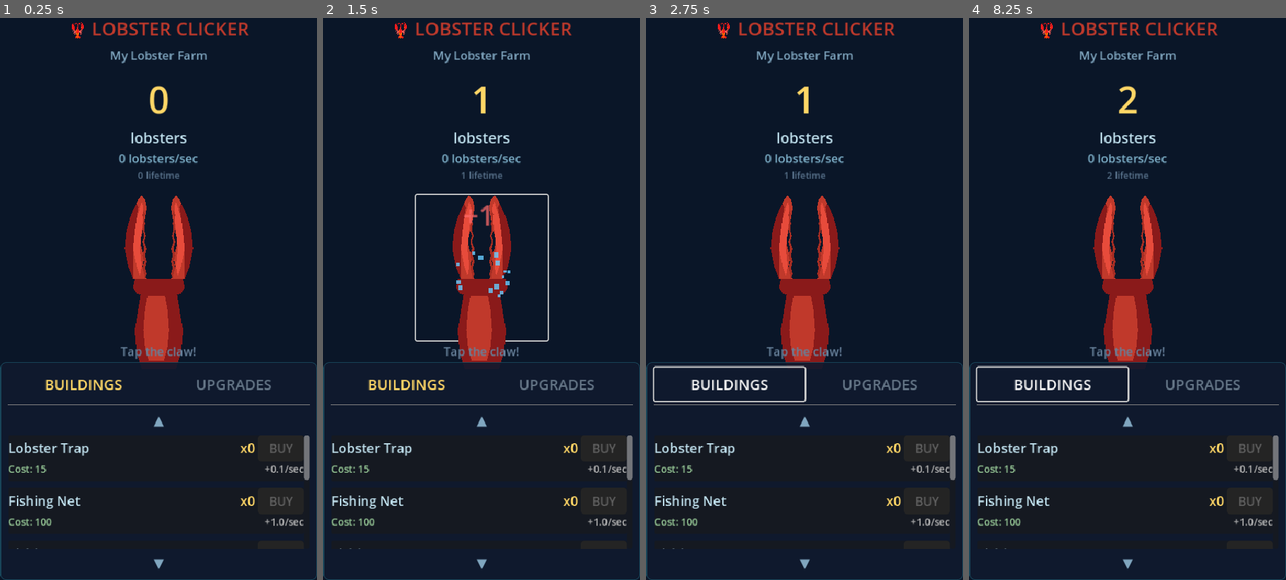
Above: before the commit, frames 1-4 (left to right).
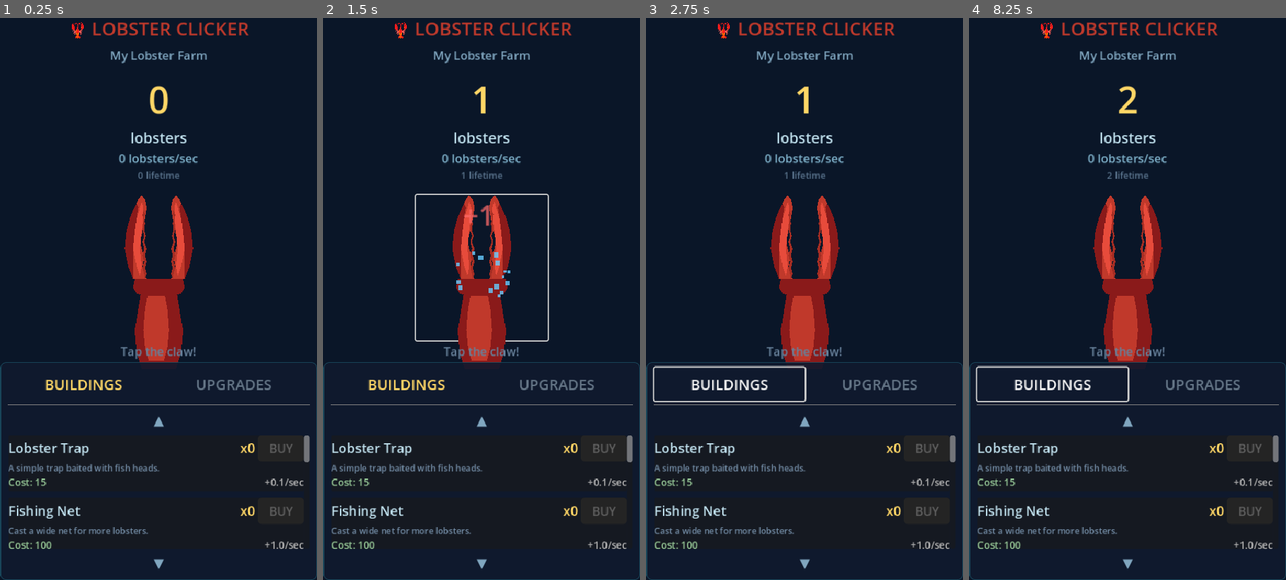
Above: after the commit, the same moments.

Repository: thecryptomasters/lobster-clicker
Game: Godot game, scene res://scenes/main.tscn
Same seed, same stepped clock (60 frames per second), same inputs: the game is played once before the commit and once after it.
Inputs (mouse positions are in pixels of both pictures, inside the frame that each line leads up to):
- Up to frame 1 (0.25 s): no input
- Up to frame 2 (1.5 s): click "My Lobster Farm" at 0.5 s; click (481, 265) at 1.25 s
- Up to frame 3 (2.75 s): click "BUILDINGS" at 2 s
- Up to frame 4 (8.25 s): click "UPGRADES" at 2.75 s; click "▲" at 3.5 s; click "Show only available upgrades" at 4.25 s; click "Show all upgrades" at 5 s; click "▼" at 5.75 s; click "My Lobster Farm" at 6.5 s; click (1127, 265) at 7.25 s; click "BUILDINGS" at 8 s

The runs differ from the first frame. In frame 1, 1.9% of the frame differs, in the area x 2-98%, y 78-95%; in frame 2, 1.9%; in frame 3, 1.9%; in frame 4, 1.9%.

Commit message:
feat: 3 new endgame buildings + flavor text on all buildings

Diff:
--- a/scenes/building_item.gd
+++ b/scenes/building_item.gd
@@ -3,6 +3,7 @@
 var building_index: int = 0
 
 @onready var name_label: Label = %NameLabel
+@onready var desc_label: Label = %DescLabel
 @onready var cost_label: Label = %CostLabel
 @onready var count_label: Label = %CountLabel
 @onready var lps_label: Label = %LpsLabel
@@ -49,6 +50,7 @@
 func _refresh() -> void:
 	var def: Dictionary = GameManager.building_defs[building_index]
 	name_label.text = def["name"]
+	desc_label.text = def["desc"]
 	var cost := GameManager.get_building_cost(building_index)
 	cost_label.text = "Cost: %s" % GameManager.format_number(cost)
 	var count := GameManager.building_counts[building_index]
--- a/scenes/building_item.tscn
+++ b/scenes/building_item.tscn
@@ -3,7 +3,7 @@
 [ext_resource type="Script" path="res://scenes/building_item.gd" id="1_script"]
 
 [node name="BuildingItem" type="PanelContainer"]
-custom_minimum_size = Vector2(0, 70)
+custom_minimum_size = Vector2(0, 85)
 size_flags_horizontal = 3
 script = ExtResource("1_script")
 
@@ -36,6 +36,14 @@
 text = "BUY"
 theme_override_font_sizes/font_size = 18
 
+[node name="DescLabel" type="Label" parent="VBox"]
+unique_name_in_owner = true
+layout_mode = 2
+text = "Flavor text"
+theme_override_colors/font_color = Color(0.45, 0.55, 0.65, 1)
+theme_override_font_sizes/font_size = 13
+autowrap_mode = 2
+
 [node name="BottomRow" type="HBoxContainer" parent="VBox"]
 layout_mode = 2
 
--- a/scripts/game_manager.gd
+++ b/scripts/game_manager.gd
@@ -21,6 +21,9 @@
 	{"name": "Seafood Restaurant", "base_cost": 12000, "lps": 47.0, "desc": "Lobsters come to you!"},
 	{"name": "Fish Market", "base_cost": 130000, "lps": 260.0, "desc": "Control the lobster supply chain."},
 	{"name": "Ocean Farm", "base_cost": 1400000, "lps": 1400.0, "desc": "Industrial-scale lobster farming."},
+	{"name": "Research Lab", "base_cost": 20000000, "lps": 7800.0, "desc": "Genetically engineer the ultimate lobster."},
+	{"name": "Lobster Portal", "base_cost": 330000000, "lps": 44000.0, "desc": "Opens a rift to the Lobster Dimension."},
+	{"name": "Time Machine", "base_cost": 5100000000, "lps": 260000.0, "desc": "Harvest lobsters from every era in history."},
 ]
 
 var building_counts: Array[int] = []
Not shown, changed: export/index.html
Not shown, changed: export/index.pck
